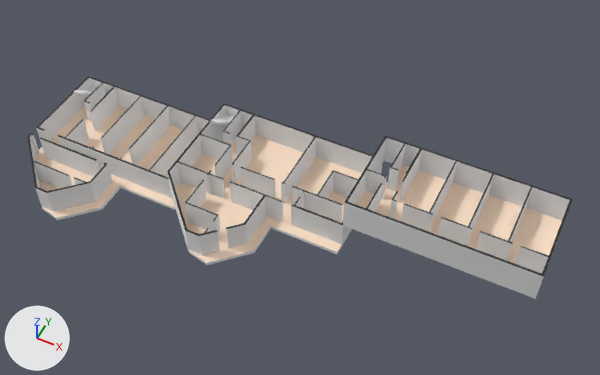
The glTF model program/res/ESEP/model.glb, before and after one commit.
One viewpoint serves both versions: a camera (50 mm lens) standing at (50.6, -52.3, 91.3) and looking at (16.9, 15.0, 7.1). Lighting does not change. The marker at lower left points along +X, +Y and +Z. Where no turn or scale is listed for an object, it has been applied to the vertices.

In view in the first picture: '59817', '59983', '59985', '60242', '60474', '60476', '60608', '60744', '60746'.
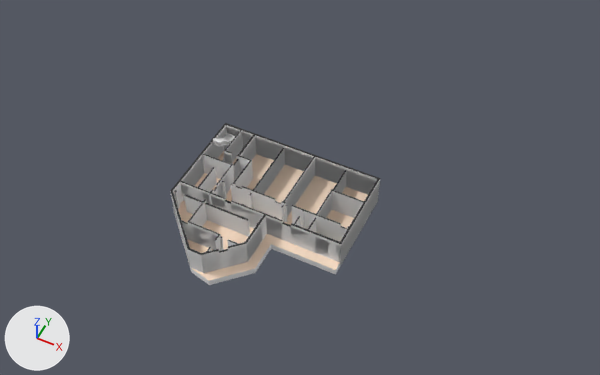
ob_59612 is not drawn itself; it is the parent of ob_60476.

The change, as a diff of the scene's bpy script:
```diff
--- a/program/res/ESEP/model.glb.py
+++ b/program/res/ESEP/model.glb.py
@@ ob_60608 @@
 ob_60608 = bpy.data.objects.new('60608', me_mesh_0)
-ob_60608.location = (25.59, 10.82, 9.0)
+ob_60608.location = (0.3, 10.82, 0.0)
@@ ob_60744 @@
 ob_60744 = bpy.data.objects.new('60744', me_mesh_1)
-ob_60744.location = (25.29, 10.52, 13.0)
+ob_60744.location = (0.0, 10.52, 4.0)
@@ ob_60746 @@
 ob_60746 = bpy.data.objects.new('60746', me_mesh_2)
-ob_60746.parent = ob_56972
+ob_60746.parent = ob_3rd_floor
 ob_60746.location = (0.0, 19.68, 414.3)
@@ ob_59817 @@
 ob_59817 = bpy.data.objects.new('59817', me_mesh_4)
-ob_59817.location = (-25.15, 0.0, 0.0)
+ob_59817.location = (0.0, 0.0, 0.0)
@@ ob_59983 @@
 ob_59983 = bpy.data.objects.new('59983', me_mesh_5)
-ob_59983.location = (-25.15, 0.77, 4.0)
+ob_59983.location = (0.0, 0.77, 4.0)
@@ ob_59985 @@
 ob_59985 = bpy.data.objects.new('59985', me_mesh_10)
-ob_59985.parent = ob_56971
+ob_59985.parent = ob_1st_floor
 ob_59985.location = (0.0, 19.68, 0.0)
@@ ob_59612 @@
 ob_59612 = bpy.data.objects.new('59612', None)
-ob_59612.parent = ob_56973
+ob_59612.parent = ob_2nd_floor
 ob_59612.location = (0.0, -19.68, 0.0)
@@ ob_60242 @@
 ob_60242 = bpy.data.objects.new('60242', me_mesh_12)
-ob_60242.location = (0.37, 0.0, 4.5)
+ob_60242.location = (0.3, 0.0, 0.5)
@@ ob_60474 @@
 ob_60474 = bpy.data.objects.new('60474', me_mesh_13)
-ob_60474.location = (0.07, 0.77, 8.5)
+ob_60474.location = (0.0, 0.77, 4.5)
@@ ob_3rd_floor @@
+ob_3rd_floor = bpy.data.objects.new('3RD_FLOOR', None)
+ob_3rd_floor.parent = ob_root_node
+ob_3rd_floor.location = (0.0, 0.0, 0.0)
@@ ob_2nd_floor @@
+ob_2nd_floor = bpy.data.objects.new('2ND_FLOOR', None)
+ob_2nd_floor.parent = ob_root_node
+ob_2nd_floor.location = (0.0, 0.0, 0.0)
@@ ob_1st_floor @@
+ob_1st_floor = bpy.data.objects.new('1ST_FLOOR', None)
+ob_1st_floor.parent = ob_root_node
+ob_1st_floor.location = (0.0, 0.0, 0.0)
```

Pixel boxes [x1, y1, x2, y2] of what changed, in the pictures (600 x 375 px):
'60476', moved
    before: [168, 105, 382, 265]
    after: [170, 125, 380, 283]
'59985', moved
    before: [29, 78, 223, 220]
    after: [171, 127, 380, 285]
'60746', moved
    before: [343, 138, 570, 299]
    after: [184, 129, 380, 266]
'60242', moved
    before: [175, 136, 362, 263]
    after: [178, 154, 368, 281]
'60608', moved (not visible afterwards)
    before: [357, 165, 562, 264]
'59817', moved
    before: [36, 106, 183, 218]
    after: [218, 151, 224, 161]
'60474', moved
    before: [167, 103, 373, 236]
    after: [171, 123, 380, 255]
'60744', moved
    before: [344, 135, 573, 277]
    after: [198, 148, 347, 229]
'59983', moved
    before: [27, 76, 210, 193]
    after: [174, 150, 347, 253]
'59611', moved
    before: [74, 90, 92, 95]
    after: [213, 142, 230, 147]
'58467', moved (not visible afterwards)
    before: [88, 86, 96, 96]
